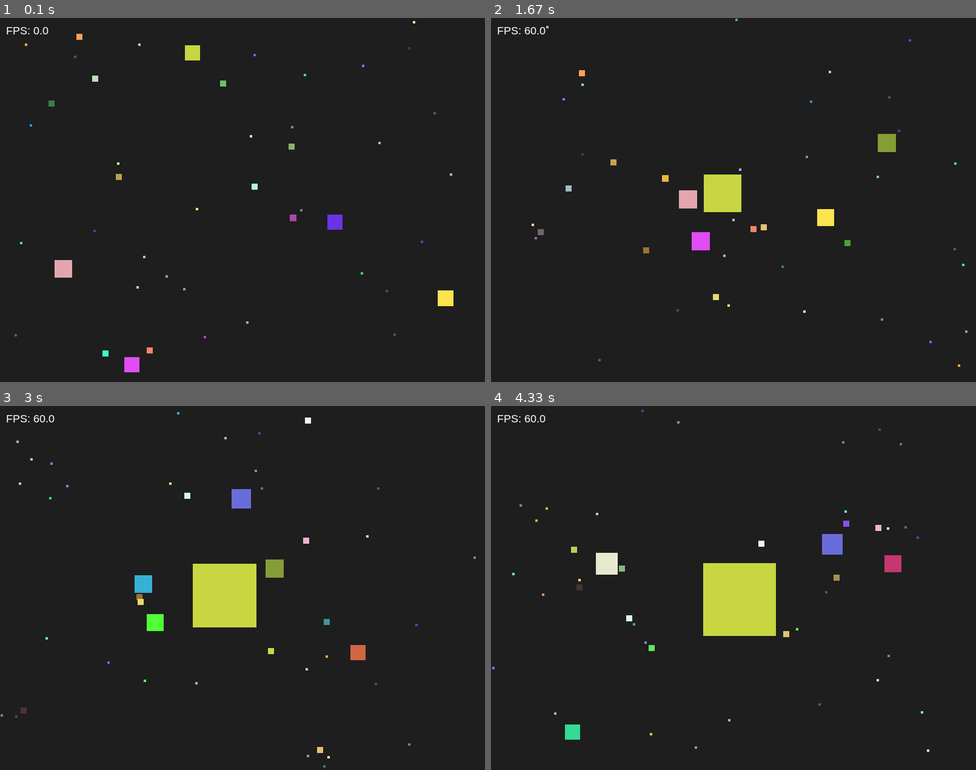
Above: before the commit, frames 1-4 (two rows, left to right).
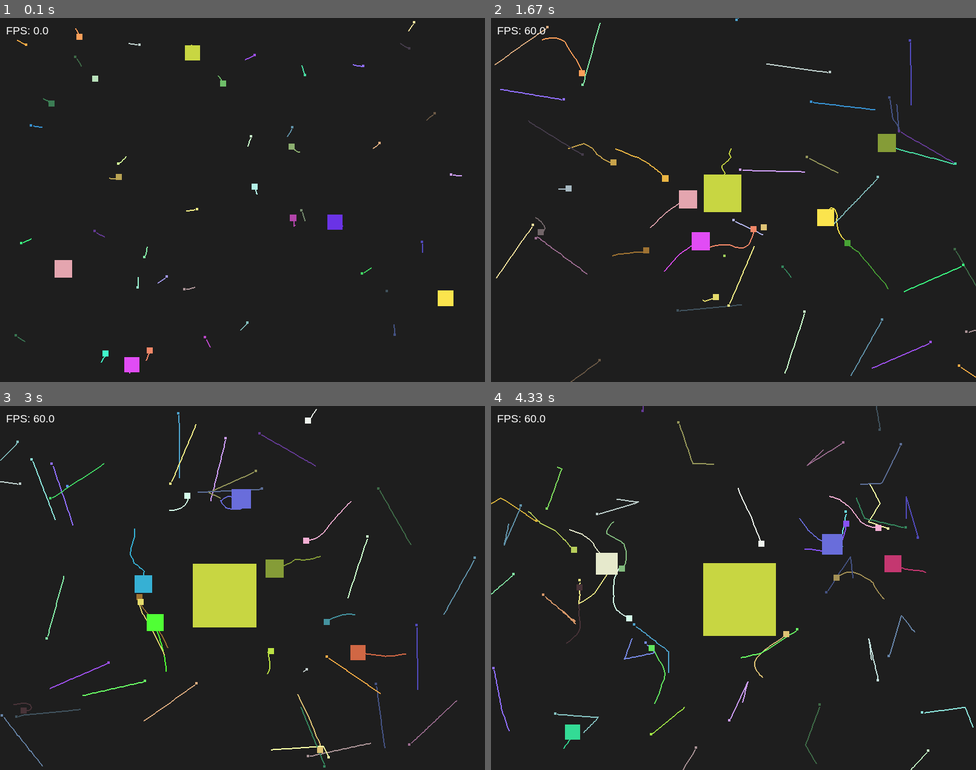
Above: after the commit, the same moments.

Repository: eliotjerusalmi/lab8-pygame
Game: pygame game, started from main.py
Two runs of this game, one before a commit and one after it. Both use one fixed random seed, a clock stepped at 60 frames per second and the inputs below.
Inputs:
- Up to frame 1 (0.1 s): no input
- Up to frame 2 (1.67 s): no input
- Up to frame 3 (3 s): no input
- Up to frame 4 (4.33 s): no input

The runs differ from the first frame. In frame 1, 0.2% of the frame differs, in the area x 3-96%, y 1-98%; in frame 2, 1.2%; in frame 3, 1.3%; in frame 4, 1.3%, in the area x 0-100%, y 0-100%.

Commit message:
exam: q7 - trails

Diff:
--- a/main.py
+++ b/main.py
@@ -7,7 +7,7 @@
 # Window settings
 WIDTH, HEIGHT = 800, 600
 SCREEN = pygame.display.set_mode((WIDTH, HEIGHT))
-pygame.display.set_caption("Lab - Moving Squares (Eating++)")
+pygame.display.set_caption("Lab - Moving Squares (Trails)")
 
 CLOCK = pygame.time.Clock()
 FPS = 60
@@ -27,6 +27,9 @@
 GROWTH_FACTOR = 0.4
 MAX_SIZE = 120
 
+# Trails settings
+TRAILS_LENGTH = 30
+
 
 class Square:
     def __init__(self, size):
@@ -42,6 +45,8 @@
             random.randint(50, 255),
         )
 
+        self.trail = []
+
         self.update_speed()
 
         self.birth_time = pygame.time.get_ticks()
@@ -52,7 +57,6 @@
         self.set_random_direction()
 
     def update_speed(self):
-        # Bigger squares become slower as they grow
         self.speed = max(40, 220 - self.size * 2)
 
     def grow(self, prey_size):
@@ -60,7 +64,6 @@
         self.size = min(MAX_SIZE, self.size + growth_amount)
         self.update_speed()
 
-        # Keep current direction but update speed
         direction_x, direction_y = normalize_vector(self.vx, self.vy)
         if direction_x != 0 or direction_y != 0:
             self.vx = direction_x * self.speed
@@ -78,19 +81,47 @@
         self.vy = math.sin(angle) * self.speed
 
     def move(self, delta_time):
+        old_center = self.center()
+
         self.x += self.vx * delta_time
         self.y += self.vy * delta_time
 
-        # Screen wrapping
+        wrapped = False
+
         if self.x > WIDTH:
             self.x = -self.size
+            wrapped = True
         elif self.x + self.size < 0:
             self.x = WIDTH
+            wrapped = True
 
         if self.y > HEIGHT:
             self.y = -self.size
+            wrapped = True
         elif self.y + self.size < 0:
             self.y = HEIGHT
+            wrapped = True
+
+        if wrapped:
+            self.trail.clear()
+        else:
+            self.trail.append(old_center)
+
+        if len(self.trail) > TRAILS_LENGTH:
+            self.trail.pop(0)
+
+    def draw_trail(self, surface):
+        if len(self.trail) < 2:
+            return
+
+        for i in range(1, len(self.trail)):
+            pygame.draw.line(
+                surface,
+                self.color,
+                self.trail[i - 1],
+                self.trail[i],
+                2
+            )
 
     def draw(self, surface):
         pygame.draw.rect(surface, self.color, self.get_rect())
@@ -276,6 +307,9 @@
         SCREEN.fill(BACKGROUND_COLOR)
 
         for square in squares:
+            square.draw_trail(SCREEN)
+
+        for square in squares:
             square.draw(SCREEN)
 
         draw_fps(SCREEN, CLOCK, font)
Not shown, changed: MY_EXAM.md
